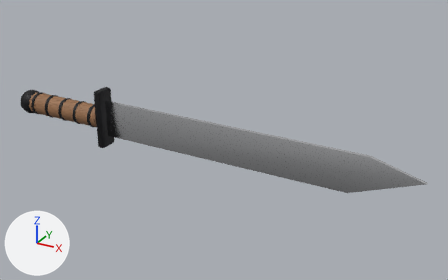
Two versions of the FBX model SourceArt/Models/SM_Machete.fbx, one commit apart.
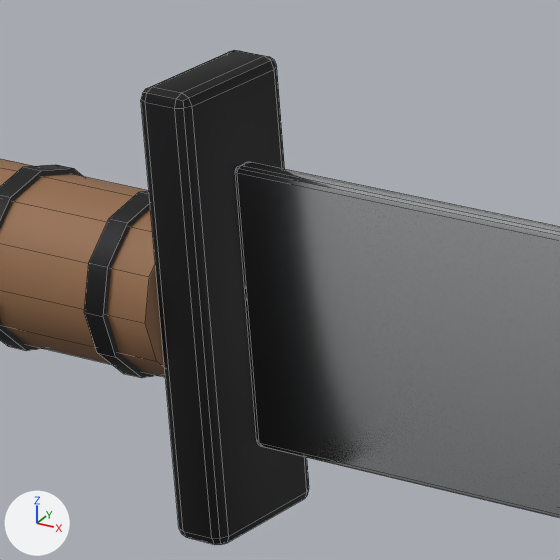
The first picture shows the older version from a 50 mm lens placed at (0.53, -0.604, 0.308), pointed at (0.189, 0.018, -0.003). The close-ups show the older and then the newer version on the part from 17% to 32% of the width and 29% to 54% of the height of that picture. Only the edits that show in the close-ups are written down. Arrows for +X, +Y and +Z are at lower left; the lights stay in place. The close-ups show mesh edges as thin lines. Where no turn or scale is listed for an object, it has been applied to the vertices.

Before the edit, the objects in view are built like this:
```python
me_sm_machete_001 = bpy.data.meshes.new('SM_Machete.001')
me_sm_machete_001.from_pydata(...)  # 436 vertices, 389 faces; spans x -0.132..0.439, y -0.017..0.017, z -0.04..0.04
# faces by material slot: [51, 324, 14]
me_sm_machete_001.materials.append(mat_m_blade)  # white #e1e2e5
me_sm_machete_001.materials.append(mat_m_darksteel)  # black #272729
me_sm_machete_001.materials.append(mat_m_wood)  # brown #956c4b
ob_sm_machete = bpy.data.objects.new('SM_Machete', me_sm_machete_001)
ob_sm_machete.location = (0.0, 0.0, 0.0)
```
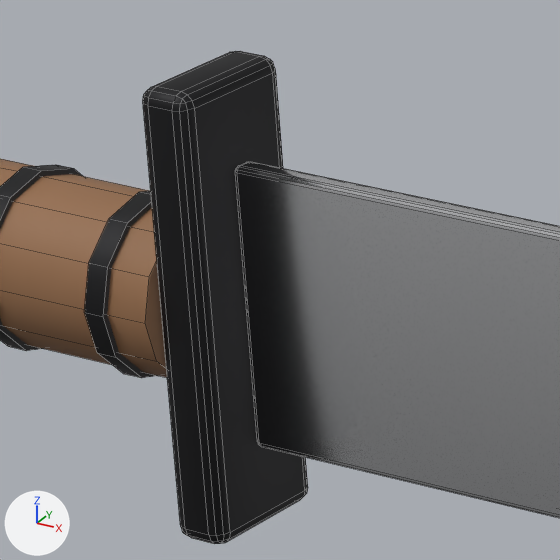
What differs and where, as boxes (x1, y1, x2, y2) in the close-ups (560 x 560 px):
'SM_Machete', reshaped
    before: (0, 50, 560, 545)
    after: (0, 51, 560, 544)
part 1 of me_sm_machete_001, cut back
    before: (141, 50, 560, 545)
    after: (143, 51, 560, 544)

What the commit changed:
me_sm_machete_001 is used by ob_sm_machete; location (0.0, 0.0, 0.0).
me_sm_machete_001 had 436 vertices, 389 faces and spanned x -0.132..0.439, y -0.017..0.017, z -0.04..0.04.
me_sm_machete_001 now has 510 vertices, 470 faces and spans x -0.132..0.439, y -0.017..0.017, z -0.04..0.04.
Part 1, on me_sm_machete_001:
21 vertices are removed from x 0.01..0.377, y -0.002..0.01, z -0.04..0.04.
71 faces are deleted.
4 vertices in x 0.011..0.019, y -0.012..0.012, z -0.038 move by (0.0, 0.0, 0.001).
4 vertices in x 0.011..0.019, y -0.012..0.012, z 0.038 move by (0.0, 0.0, -0.001).
22 vertices move from x 0.01..0.02, y -0.012..0.012, z -0.04..0.04 to x 0.011..0.02, y -0.012..0.012, z -0.04..0.04.
89 vertices are added at x 0.01..0.439, y -0.011..0.011, z -0.04..0.04.
6 new vertices lie (0.0, 0.02, 0.0) away from vertices in x 0.01..0.02, y -0.011..0.01, z -0.038..0.038.
78 new faces join them, mat_m_blade (white #e1e2e5).
74 new faces join them, mat_m_darksteel (black #272729).
